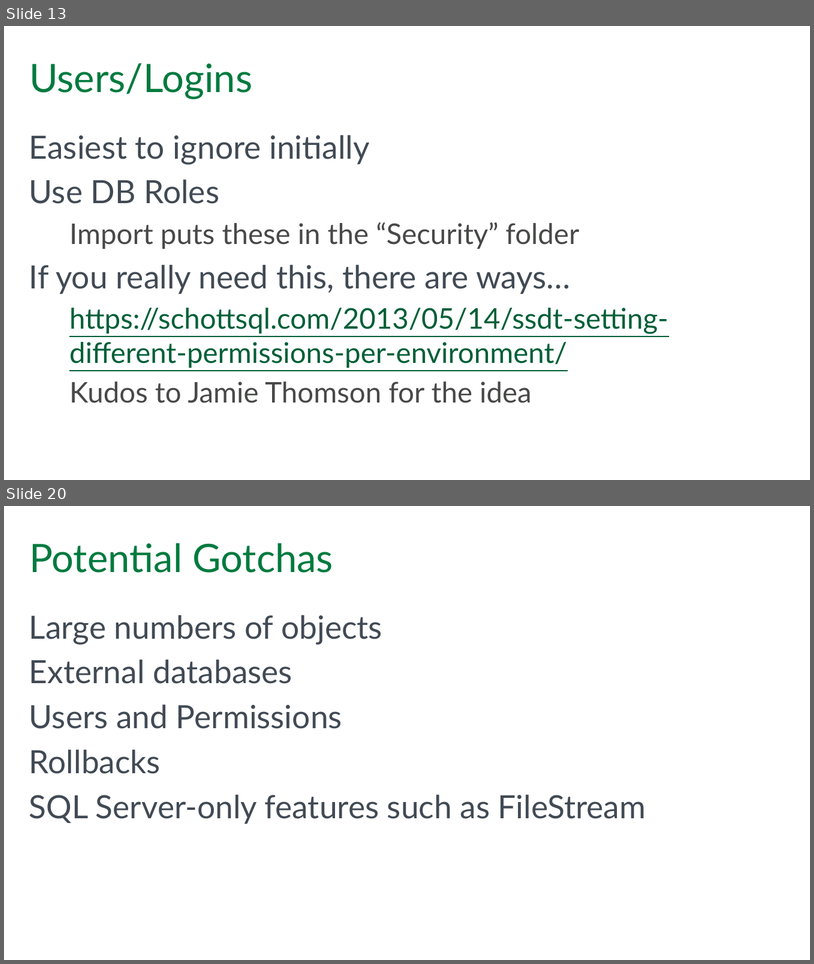
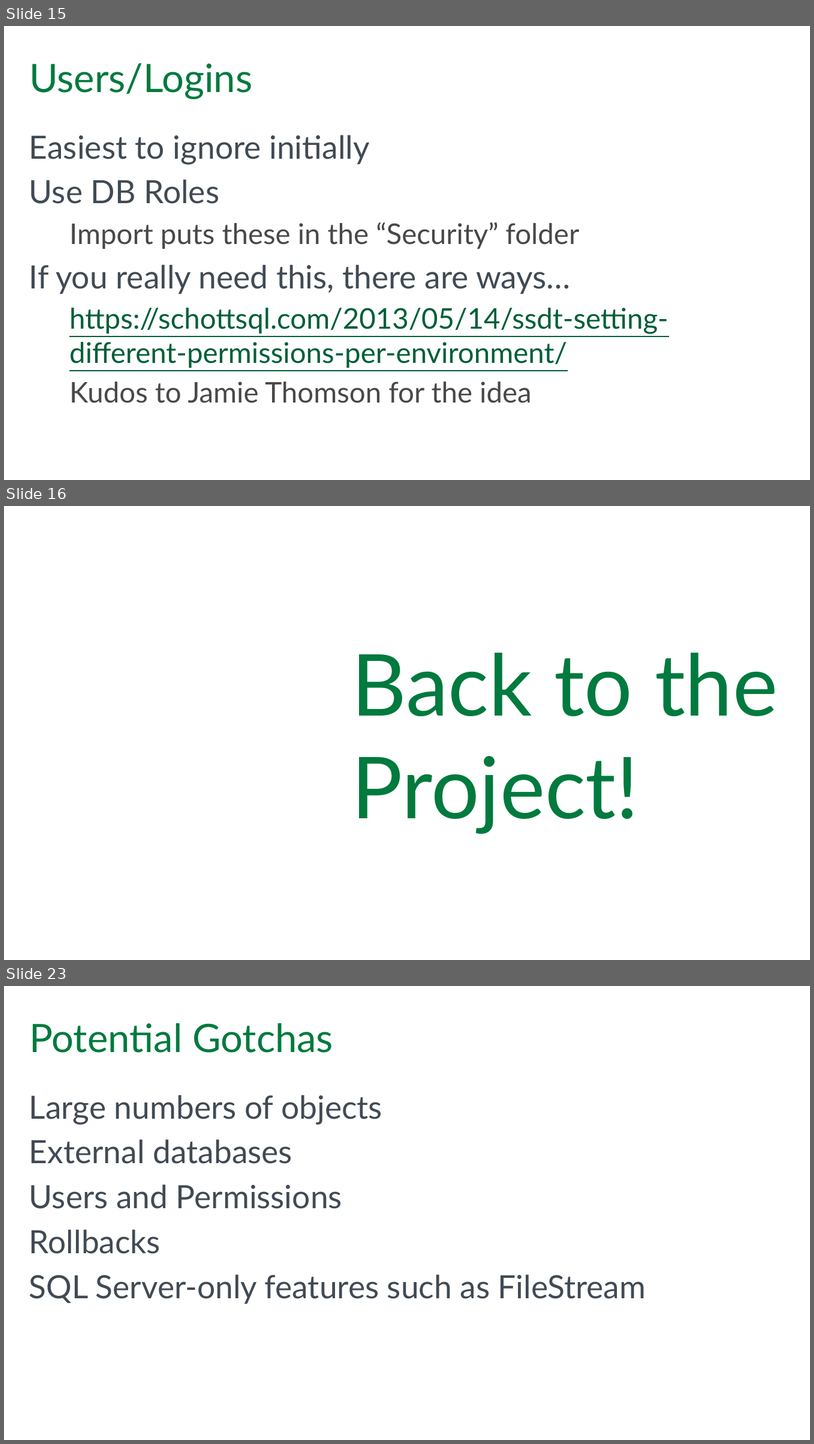
Before and after one commit to paschott/SSDT_101, a slide deck: Getting Your DB Schema Under Control With SSDT.pptx. Shown one above the other, each under a label of ours: slides 13 and 20 before the commit, slides 15, 16 and 23 after it; the slides between them are not shown. The pictures are 814x964 and 814x1444 pixels, drawn with LibreOffice and Linux fonts; fonts in the diff are those of the drawing; background and template pictures are left out. Boxes give left, top, right and bottom in pixels: in the first picture for what was removed or moved away, otherwise in the second. Text is boxed around its words. In the diff, an @@ line names an element or a change of style, - is before the commit and + after.

```diff
--- a/Getting Your DB Schema Under Control With SSDT.pptx
+++ b/Getting Your DB Schema Under Control With SSDT.pptx
@@ slide 16 added at [4,506,810,960], background #FFFFFF @@
@@ title added at [351,652,778,834], 96 pt, text #007A3E @@
+Back to the Project!
@@ what was slide 13 is now slide 15 @@
@@ what was slide 20 is now slide 23 @@
```
Also in this commit, not shown: 12 slides changed, 2 other slides added, 6 other files.
